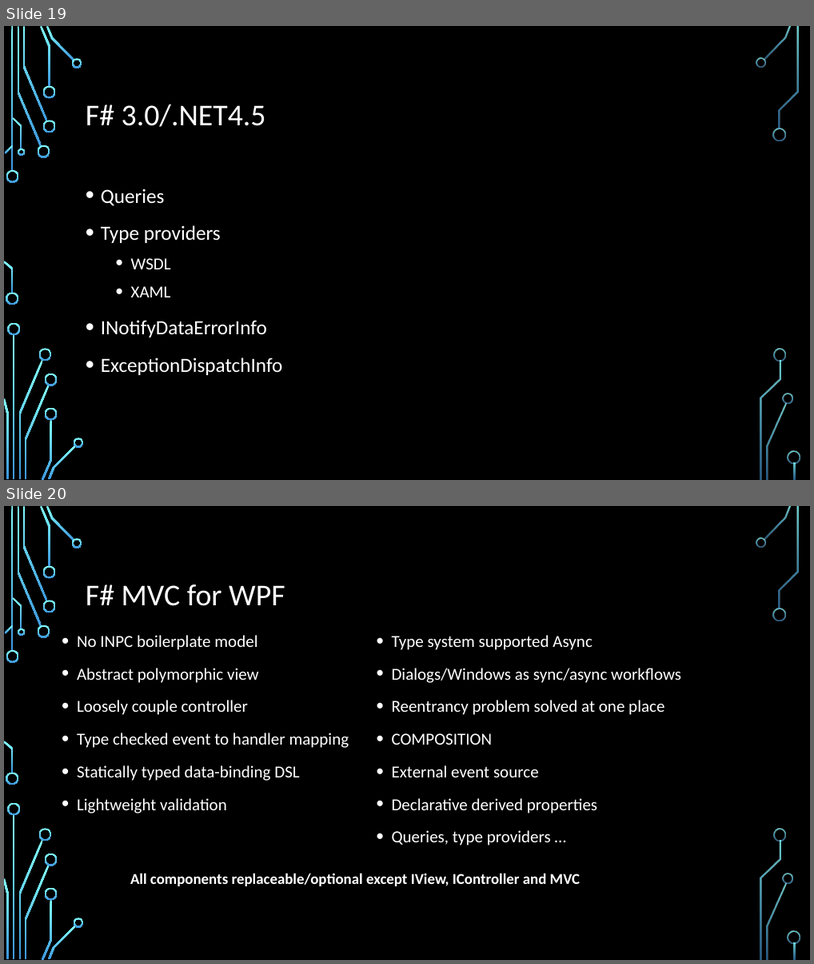
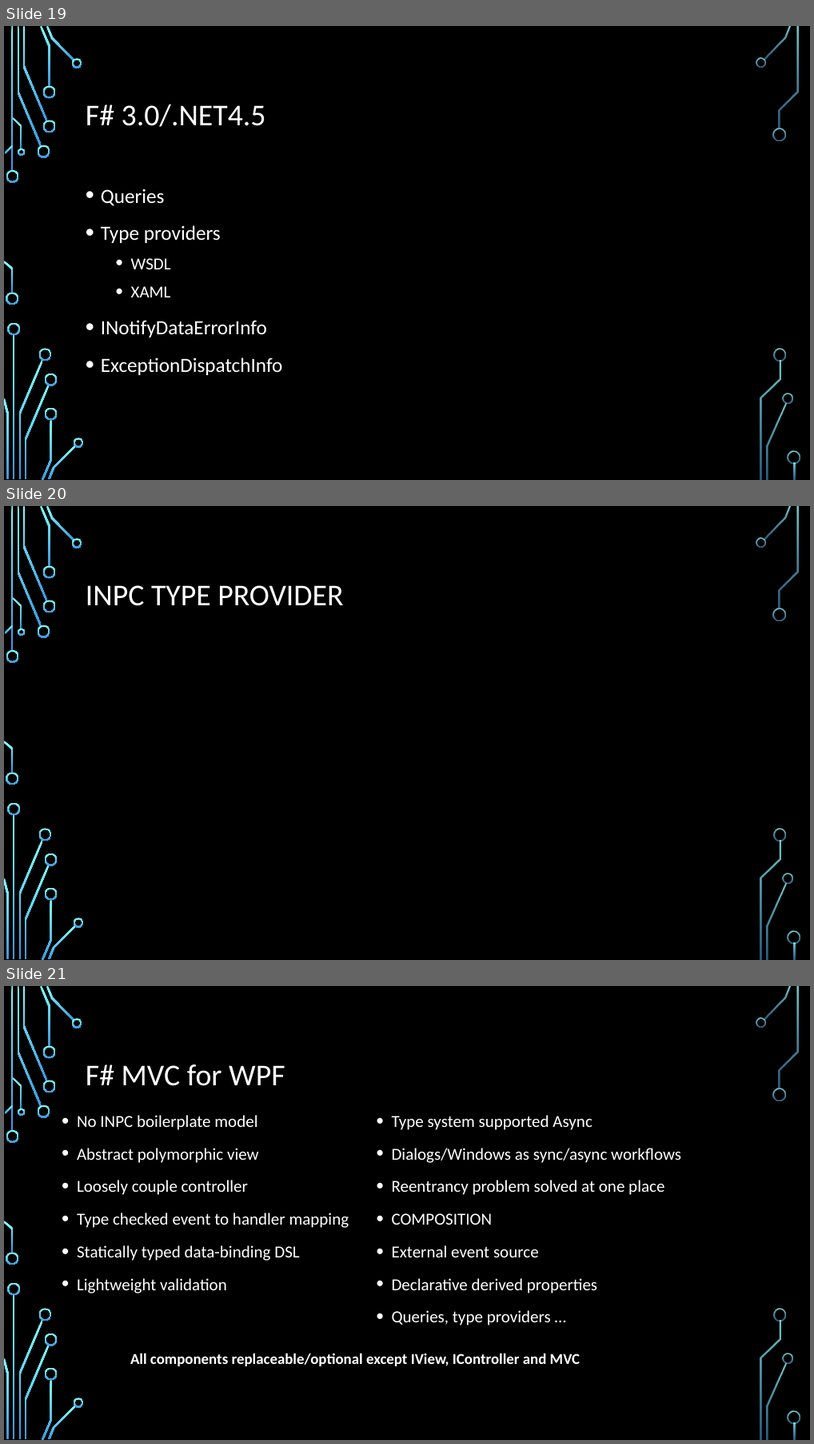
Before and after one commit to dmitry-a-morozov/fsharp-wpf-mvc-series, a slide deck: NYC Meetup.2013-04-23.pptx. Shown one above the other, each under a label of ours: slides 19 and 20 before the commit, slides 19, 20 and 21 after it. The pictures are 814x964 and 814x1444 pixels, drawn with LibreOffice and Linux fonts; fonts in the diff are those of the drawing; background and template pictures are left out. Boxes give left, top, right and bottom in pixels: in the first picture for what was removed or moved away, otherwise in the second. Text is boxed around its words. In the diff, an @@ line names an element or a change of style, - is before the commit and + after.

```diff
--- a/NYC Meetup.2013-04-23.pptx
+++ b/NYC Meetup.2013-04-23.pptx
@@ slide 20 added at (x1=4, y1=506, x2=810, y2=960), background picture (left out); not listed: 36 template elements that a slide beside it also shows @@
@@ title added at (x1=86, y1=585, x2=343, y2=606), 36 pt, text #FFFFFF @@
+INPC TYPE PROVIDER
@@ what was slide 20 is now slide 21 @@
```
Also in this commit, not shown: 3 slides changed, 6 other files.
